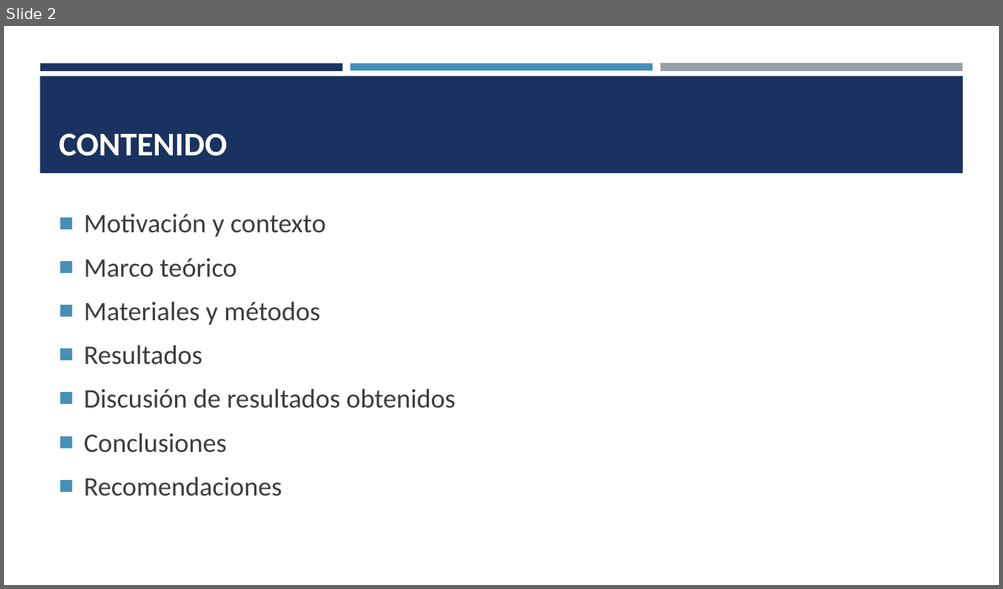
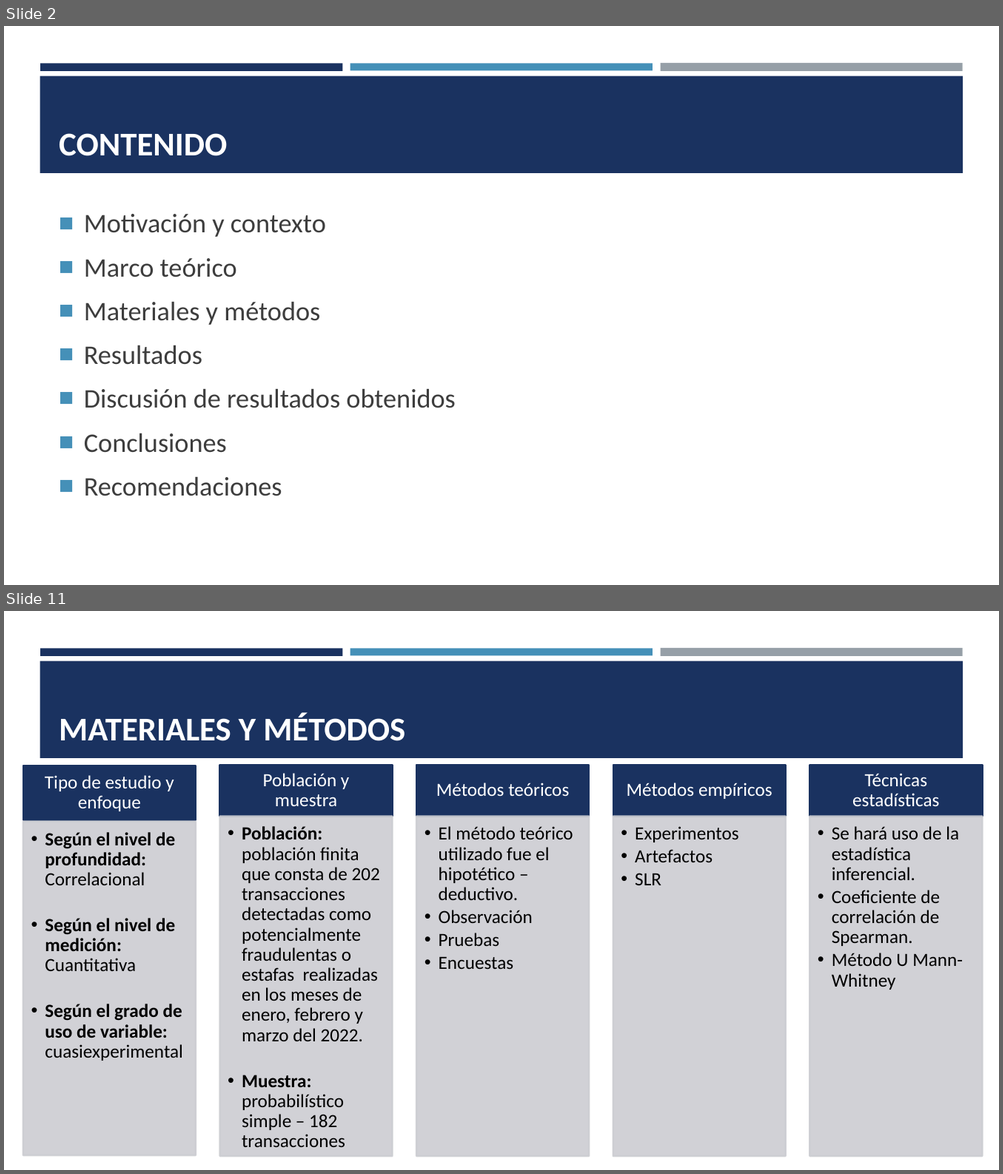
Before and after one commit to jfnando3030/Maestria-de-Sofware, a slide deck: Tesis/Diapositivas tesis.pptx. Shown one above the other, each under a label of ours: slide 2 before the commit, slides 2 and 11 after it; the slides between them are not shown. The pictures are 1003x589 and 1003x1174 pixels, drawn with LibreOffice and Linux fonts; fonts in the diff are those of the drawing. Boxes give left, top, right and bottom in pixels: in the first picture for what was removed or moved away, otherwise in the second. Text is boxed around its words. In the diff, an @@ line names an element or a change of style, - is before the commit and + after.

```diff
--- a/Tesis/Diapositivas tesis.pptx
+++ b/Tesis/Diapositivas tesis.pptx
@@ slide 11 added at (4,611,999,1170), background #FFFFFF; not listed: 4 template elements that a slide beside it also shows @@
@@ title added at (59,712,405,741), 32 pt, text #FFFFFF, bold @@
+MATERIALES Y MÉTODOS
@@ group added at (23,765,982,1156): 10 rectangles, 10 texts @@
+Tipo de estudio y enfoque
+  • Según el nivel de profundidad: Correlacional
+  • Según el nivel de medición: Cuantitativa
+  • Según el grado de uso de variable: cuasiexperimental
+Población y muestra
+  • Población: población finita que consta de 202 transacciones detectadas como potencialmente fraudulentas o estafas realizadas en los meses de enero, febrero y marzo del 2022.
+  • Muestra: probabilístico simple – 182 transacciones
+Métodos teóricos
+  • El método teórico utilizado fue el hipotético – deductivo.
+  • Observación
+  • Pruebas
+  • Encuestas
+Métodos empíricos
+  • Experimentos
+  • Artefactos
+  • SLR
+Técnicas estadísticas
+  • Se hará uso de la estadística inferencial.
+  • Coeficiente de correlación de Spearman.
+  • Método U Mann-Whitney
```
Also in this commit, not shown: 6 slides changed, 6 other slides added, 2 other files.
